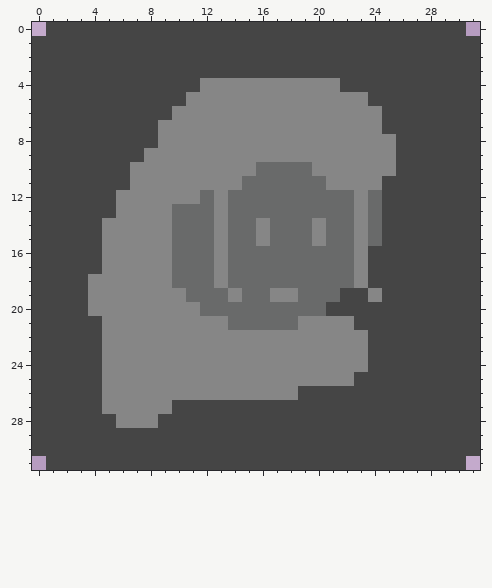
Pixel-art file: assets/images/portraits.aseprite. The picture above was drawn from the file before the commit.
32x32 pixels, 1 frame.
After:
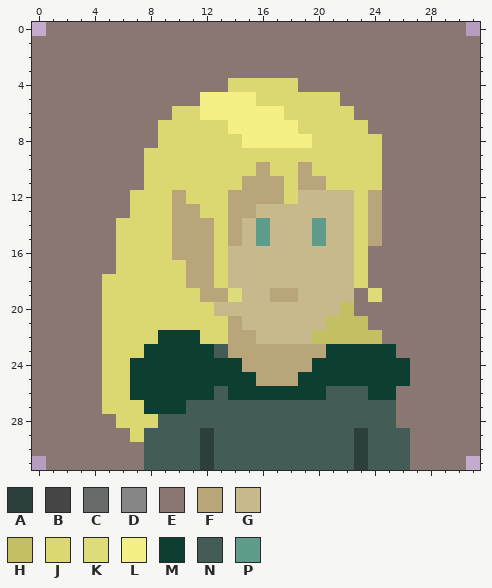
Palette (. is transparent): A #2c3f3a  B #454545  C #696a6a  D #868686  E #8b7772  F #b8a67a  G #c8b98d  H #c3c064  J #dbd871  K #dedb7a  L #f4f086  M #0c3f31  N #435d56  P #5d9c8b
Difference:
Changed rows in their new state; - is an unchanged pixel.
first column x 0:
 0 -EEEEEEEEEEEEEEEEEEEEEEEEEEEEEE-
 1 EEEEEEEEEEEEEEEEEEEEEEEEEEEEEEEE
 2 EEEEEEEEEEEEEEEEEEEEEEEEEEEEEEEE
 3 EEEEEEEEEEEEEEEEEEEEEEEEEEEEEEEE
 4 EEEEEEEEEEEEEEJJJJJEEEEEEEEEEEEE
 5 EEEEEEEEEEEELLLLJJJJJJEEEEEEEEEE
 6 EEEEEEEEEEJJLLLLLLJJJJJEEEEEEEEE
 7 EEEEEEEEEJJJJJLLLLLJJJJJEEEEEEEE
 8 EEEEEEEEEJJJJJJLLLLLJJJJJEEEEEEE
 9 EEEEEEEEJJJJJJJJJJJJJJJJJEEEEEEE
10 EEEEEEEEJJJJJJJJFJJFJJJJJEEEEEEE
11 EEEEEEEEJJJJJJJFFFJFFJJJJEEEEEEE
12 EEEEEEEJJJFJJJFFFFJGGGGJFEEEEEEE
13 EEEEEEEJJJFFJJFFGGGGGGGJFEEEEEEE
14 EEEEEEJJJJFFFJFGPGGGPGGJFEEEEEEE
15 EEEEEEJJJJFFFJFGPGGGPGGJFEEEEEEE
16 EEEEEEJJJJFFFJGGGGGGGGGJEEEEEEEE
17 EEEEEEJJJJJFFJGGGGGGGGGJEEEEEEEE
18 EEEEEJJJJJJFFJGGGGGGGGGJEEEEEEEE
19 EEEEEJJJJJJJFFKGGFFGGGGEKEEEEEEE
20 EEEEEJJJJJJJJGGGGGGGGGHEEEEEEEEE
21 EEEEEJJJJJJJJJFGGGGGGHHHEEEEEEEE
22 EEEEEJJJJMMMJJFFGGGGHHHHHEEEEEEE
23 EEEEEJJJMMMMMNFFFFFFFMMMMMEEEEEE
24 EEEEEJJMMMMMMMMFFFFFMMMMMMMEEEEE
25 EEEEEJJMMMMMMMMMFFFMMMMMMMMEEEEE
26 EEEEEJJMMMMMMNMMMMMMMNNNMMEEEEEE
27 EEEEEJJJMMMNNNNNNNNNNNNNNNEEEEEE
28 EEEEEEJJJNNNNNNNNNNNNNNNNNEEEEEE
29 EEEEEEEJNNNNANNNNNNNNNNANNNEEEEE
30 EEEEEEEENNNNANNNNNNNNNNANNNEEEEE
31 -EEEEEEENNNNANNNNNNNNNNANNNEEEE-
Changed places in both pictures, as pixel boxes (x1, y1, x2, y2):
changed: (32, 22, 480, 470)
